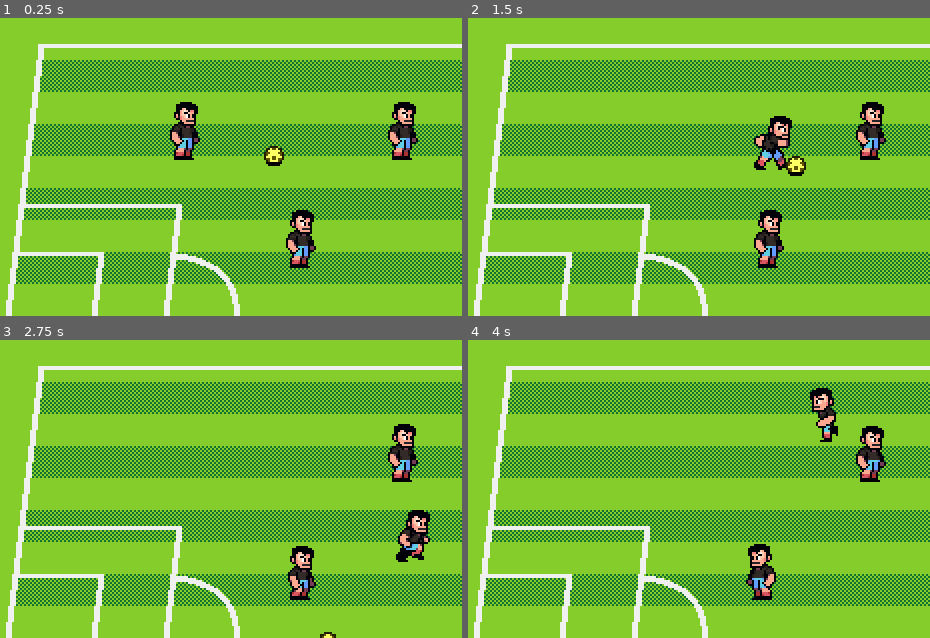
Above: before the commit, frames 1-4 (two rows, left to right).
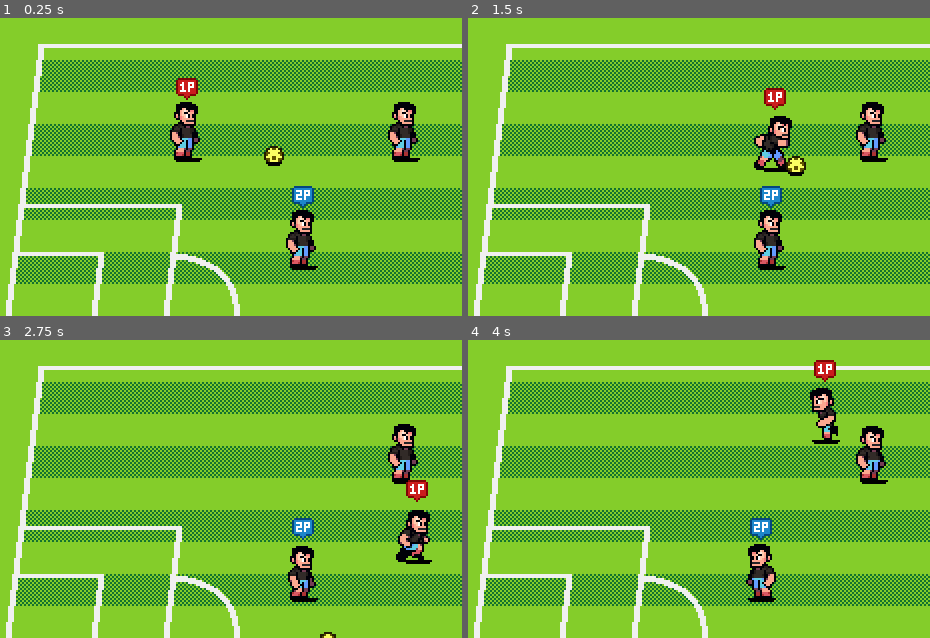
Above: after the commit, the same moments.

Repository: MileticSasa/futz-game
Game: Godot game, scene res://scenes/world/world.tscn
The game is run twice, just before and just after one commit, with the same random seed, the same clock (stepped at 60 frames per second) and the same inputs.
Inputs:
- Up to frame 1 (0.25 s): no input
- Up to frame 2 (1.5 s): hold Right (p1_right) 0.53-1.28 s; tap [ (p1_pass) at 0.6 s; hold Down (p1_down) from 1.28 s (still down); tap ] (p1_shoot) at 1.35 s
- Up to frame 3 (2.75 s): release Down (p1_down) at 2.03 s; hold Right (p1_right) from 2.03 s (still down); tap S (p2_down) at 2.1 s
- Up to frame 4 (4 s): release Right (p1_right) at 2.78 s; hold Up (p1_up) 2.78-3.53 s; tap A (p2_left) at 2.85 s; hold Left (p1_left) from 3.53 s (still down); tap ` (p2_pass) at 3.6 s

The runs differ from the first frame. In frame 1, 0.7% of the frame differs, in the area x 38-91%, y 20-85%; in frame 2, 0.7%, in the area x 63-91%, y 23-85%; in frame 3, 0.7%; in frame 4, 0.7%.

Commit message:
added shadow and control indicator

Diff:
--- a/scenes/characters/player.gd
+++ b/scenes/characters/player.gd
@@ -3,6 +3,12 @@
 
 enum ControlScheme {CPU, P1, P2}
 enum State {MOVING, TACKLING, RECOVERING, PASSING, PREPPING_SHOT, SHOOTING}
+
+const CONTROL_SCHEME_MAP: Dictionary = {
+	ControlScheme.CPU: preload("res://assets/art/props/cpu.png"),
+	ControlScheme.P1: preload("res://assets/art/props/1p.png"),
+	ControlScheme.P2: preload("res://assets/art/props/2p.png")
+}
 
 @export var ball: Ball
 @export var control_scheme: ControlScheme
@@ -10,6 +16,7 @@
 @export var speed: float
 
 @onready var animation_player: AnimationPlayer = $AnimationPlayer
+@onready var control_sprite: Sprite2D = $PlayerSprite/ControlSprite
 @onready var player_sprite: Sprite2D = $PlayerSprite
 @onready var teammate_detection_area: Area2D = $TeammateDetectionArea
 
@@ -19,11 +26,13 @@
 
 
 func _ready() -> void:
+	set_control_texture()
 	switch_state(State.MOVING)
 
 
 func _process(_delta: float) -> void:
 	flip_sprites()
+	set_sprite_visibility()
 
 	move_and_slide()
 
@@ -60,8 +69,16 @@
 		player_sprite.flip_h = true
 
 
+func set_sprite_visibility() -> void:
+	control_sprite.visible = has_ball() or not control_scheme == ControlScheme.CPU
+
+
 func has_ball() -> bool:
 	return ball.carrier == self
+
+
+func set_control_texture() -> void:
+	control_sprite.texture = CONTROL_SCHEME_MAP[control_scheme]
 
 
 func on_animation_complete() -> void:
--- a/scenes/characters/player.tscn
+++ b/scenes/characters/player.tscn
@@ -1,7 +1,9 @@
-[gd_scene load_steps=12 format=3 uid="uid://vc0o5be4f5hf"]
+[gd_scene load_steps=14 format=3 uid="uid://vc0o5be4f5hf"]
 
 [ext_resource type="Texture2D" uid="uid://dk1iv8dlrwt1w" path="res://assets/art/characters/soccer-player.png" id="1_rp718"]
 [ext_resource type="Script" uid="uid://cs4vh8wr8dmpi" path="res://scenes/characters/player.gd" id="1_yewv4"]
+[ext_resource type="Texture2D" uid="uid://bxck5lrmxsg35" path="res://assets/art/props/1p.png" id="3_dyp2m"]
+[ext_resource type="Texture2D" uid="uid://bf1iquibp3umt" path="res://assets/art/characters/player-shadow.png" id="4_atpat"]
 
 [sub_resource type="Animation" id="Animation_76oj4"]
 length = 0.001
@@ -168,6 +170,12 @@
 hframes = 6
 vframes = 13
 
+[node name="ControlSprite" type="Sprite2D" parent="PlayerSprite"]
+position = Vector2(0, -35)
+texture = ExtResource("3_dyp2m")
+centered = false
+offset = Vector2(-7, -6)
+
 [node name="AnimationPlayer" type="AnimationPlayer" parent="."]
 libraries = {
 &"": SubResource("AnimationLibrary_dyp2m")
@@ -186,3 +194,8 @@
 
 [node name="CollisionPolygon2D" type="CollisionPolygon2D" parent="TeammateDetectionArea"]
 polygon = PackedVector2Array(0, -40, 280, -150, 330, -100, 330, 100, 280, 150, 0, 40)
+
+[node name="ShadowSprite" type="Sprite2D" parent="."]
+texture = ExtResource("4_atpat")
+centered = false
+offset = Vector2(-8, -15)
